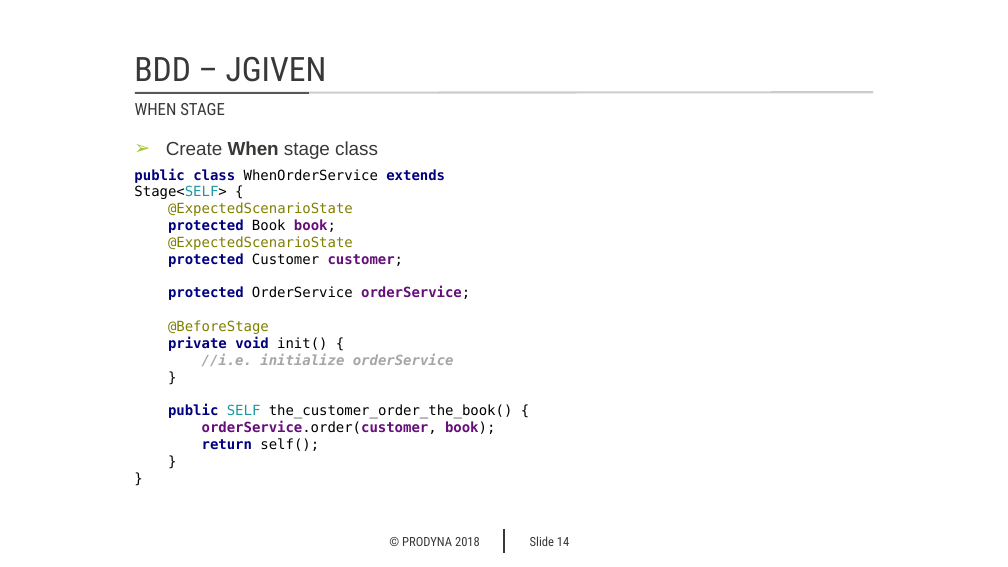
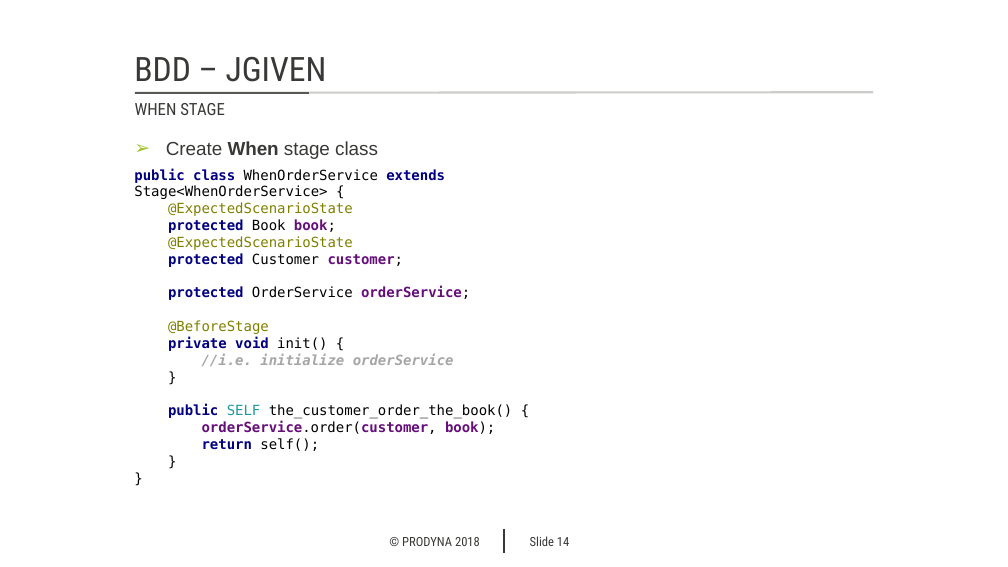
Before and after one commit to markojevtic/spring-boot-workshop, a slide deck: slide 14 of documentation/BDD_with_JGiven.pptx. Drawn at 1008x567 pixels with LibreOffice and Linux fonts; fonts in the diff are those of the drawing; background and template pictures are left out. Boxes give left, top, right and bottom in pixels: in the first picture for what was removed or moved away, otherwise in the second. Text is boxed around its words. In the diff, an @@ line names an element or a change of style, - is before the commit and + after.

```diff
--- a/documentation/BDD_with_JGiven.pptx
+++ b/documentation/BDD_with_JGiven.pptx
@@ text at bbox=[134, 168, 445, 233]: text changed @@
-public class WhenOrderService extends Stage<SELF> {
-@ExpectedScenarioState
-protected Book book;
+public class WhenOrderService extends Stage<WhenOrderService> {
+@ExpectedScenarioState
+protected Book book;
```
Also in this commit, not shown: 2 other slides changed, 1 other file.
